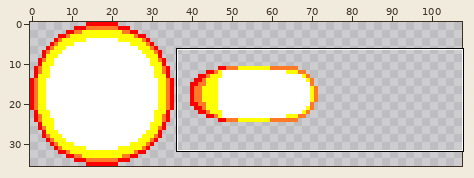
Sprite sheet -- sprites/projectiles/iris/fire/sprMegaFireBullet.png. The first picture is a wide view before the edit; the outline marks the close-up.
Close-up. Before the commit:
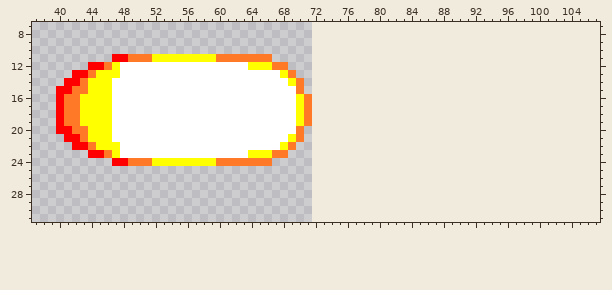
The file is 72x36 pixels. Shown: x 37..107, y 7..31. The old version is drawn lined up with the new one, on the new canvas.
And afterwards:
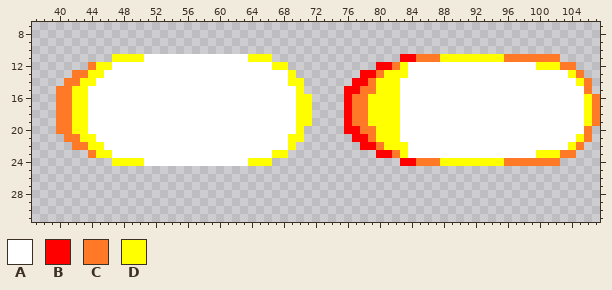
Palette (. is transparent): A #ffffff  B #ff0000  C #ff7926  D #ffff00
The exact change:
{"change": "canvas 72x36 -> 108x36"}
{"y":11,"x":47,"old":"BBCCCDDDDDDDDCCCCCCC","new":"DDDDAAAAAAAAAAAAADDD"}
{"y":11,"x":83,"old":"....................","new":"BBCCCDDDDDDDDCCCCCCC"}
{"y":12,"x":44,"old":"BBCD","new":"CDDA"}
{"y":12,"x":64,"old":"DDDCC","new":"AAADD"}
{"y":12,"x":80,"old":".........................","new":"BBCDAAAAAAAAAAAAAAAADDDCC"}
{"y":13,"x":42,"old":"BBC","new":"CCD"}
{"y":13,"x":46,"old":"DD","new":"AA"}
{"y":13,"x":68,"old":"DC","new":"AD"}
{"y":13,"x":78,"old":"............................","new":"BBCDDDAAAAAAAAAAAAAAAAAAAADC"}
{"y":14,"x":41,"old":"BBC","new":"CCD"}
{"y":14,"x":45,"old":"DD","new":"AA"}
{"y":14,"x":70,"old":"C","new":"D"}
{"y":14,"x":77,"old":"..............................","new":"BBCDDDAAAAAAAAAAAAAAAAAAAAAADC"}
{"y":15,"x":40,"old":"BBCCDDD","new":"CCDDAAA"}
{"y":15,"x":70,"old":"C","new":"D"}
{"y":15,"x":76,"old":"...............................","new":"BBCCDDDAAAAAAAAAAAAAAAAAAAAAAAC"}
{"y":16,"x":40,"old":"B","new":"C"}
{"y":16,"x":42,"old":"C","new":"D"}
{"y":16,"x":44,"old":"DDD","new":"AAA"}
{"y":16,"x":71,"old":"C","new":"D"}
{"y":16,"x":76,"old":"................................","new":"BCCDDDDAAAAAAAAAAAAAAAAAAAAAAADC"}
{"y":17,"x":40,"old":"B","new":"C"}
{"y":17,"x":42,"old":"C","new":"D"}
{"y":17,"x":44,"old":"DDD","new":"AAA"}
{"y":17,"x":71,"old":"C","new":"D"}
{"y":17,"x":76,"old":"................................","new":"BCCDDDDAAAAAAAAAAAAAAAAAAAAAAADC"}
{"y":18,"x":40,"old":"B","new":"C"}
{"y":18,"x":42,"old":"C","new":"D"}
{"y":18,"x":44,"old":"DDD","new":"AAA"}
{"y":18,"x":71,"old":"C","new":"D"}
{"y":18,"x":76,"old":"................................","new":"BCCDDDDAAAAAAAAAAAAAAAAAAAAAAADC"}
{"y":19,"x":40,"old":"B","new":"C"}
{"y":19,"x":42,"old":"C","new":"D"}
{"y":19,"x":44,"old":"DDD","new":"AAA"}
{"y":19,"x":71,"old":"C","new":"D"}
{"y":19,"x":76,"old":"................................","new":"BCCDDDDAAAAAAAAAAAAAAAAAAAAAAADC"}
{"y":20,"x":40,"old":"BBCCDDD","new":"CCDDAAA"}
{"y":20,"x":70,"old":"C","new":"D"}
{"y":20,"x":76,"old":"...............................","new":"BBCCDDDAAAAAAAAAAAAAAAAAAAAAAAC"}
{"y":21,"x":41,"old":"BBC","new":"CCD"}
{"y":21,"x":45,"old":"DD","new":"AA"}
{"y":21,"x":70,"old":"C","new":"D"}
{"y":21,"x":77,"old":"..............................","new":"BBCDDDAAAAAAAAAAAAAAAAAAAAAADC"}
{"y":22,"x":42,"old":"BBC","new":"CCD"}
{"y":22,"x":46,"old":"DD","new":"AA"}
{"y":22,"x":68,"old":"DC","new":"AD"}
{"y":22,"x":78,"old":"............................","new":"BBCDDDAAAAAAAAAAAAAAAAAAAADC"}
{"y":23,"x":44,"old":"BBCD","new":"CDDA"}
{"y":23,"x":64,"old":"DDDCC","new":"AAADD"}
{"y":23,"x":80,"old":".........................","new":"BBCDAAAAAAAAAAAAAAAADDDCC"}
{"y":24,"x":47,"old":"BBCCCDDDDDDDDCCCCCCC","new":"DDDDAAAAAAAAAAAAADDD"}
{"y":24,"x":83,"old":"....................","new":"BBCCCDDDDDDDDCCCCCCC"}
{"label":"changed","picture_box":[56,54,312,166]}
{"label":"added","picture_box":[344,54,600,166]}
